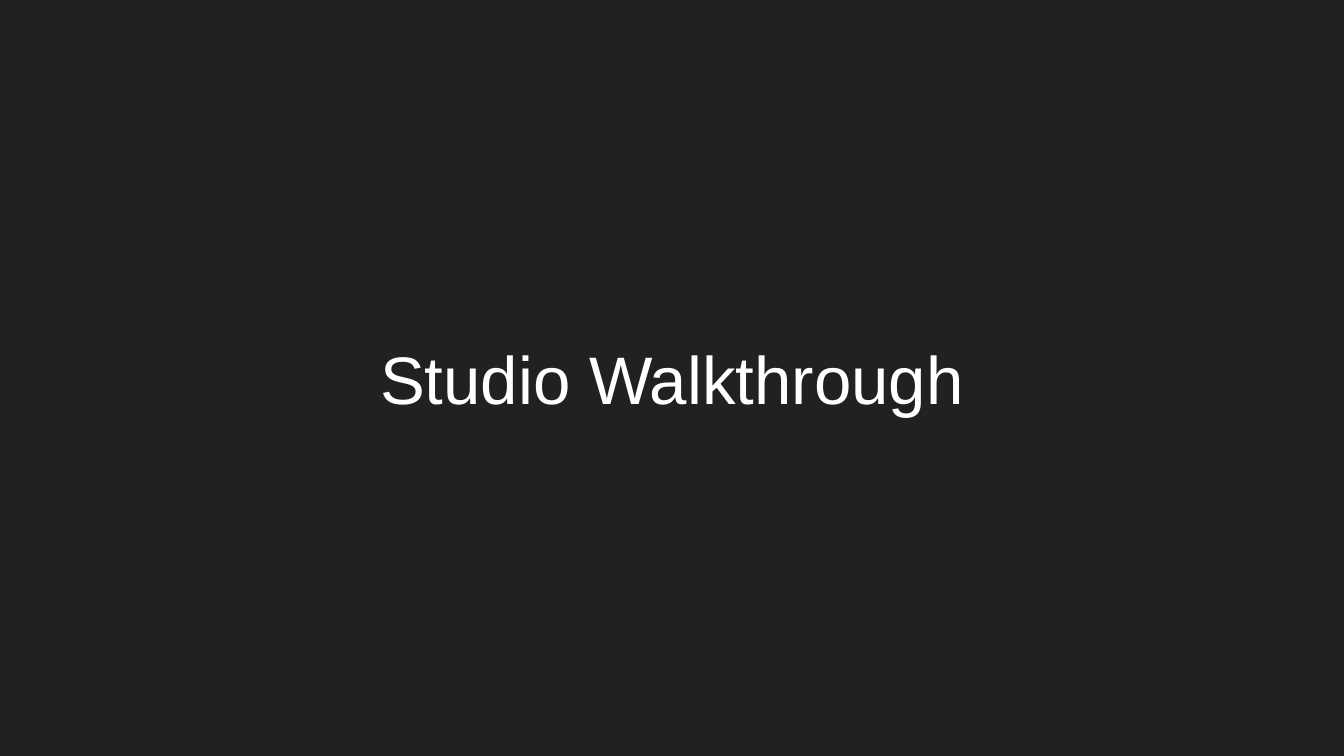
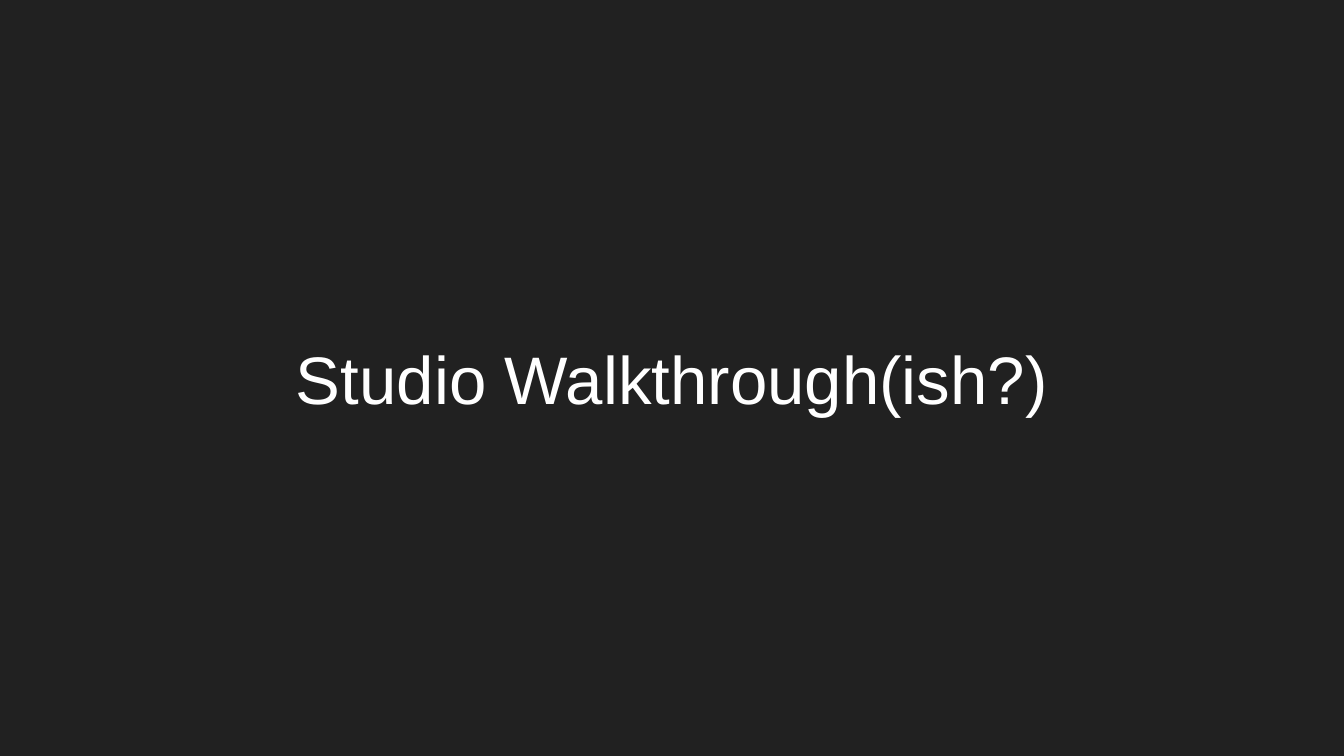
Before and after one commit to aleesham/lc101-unit2, a slide deck: slide 13 of slides/Unit 2 - LC 101 - Class 7.pptx (slide 14 before the commit). Drawn at 1344x756 pixels with LibreOffice and Linux fonts; fonts in the diff are those of the drawing. Boxes give left, top, right and bottom in pixels: in the first picture for what was removed or moved away, otherwise in the second. Text is boxed around its words. In the diff, an @@ line names an element or a change of style, - is before the commit and + after.

```diff
--- a/slides/Unit 2 - LC 101 - Class 7.pptx
+++ b/slides/Unit 2 - LC 101 - Class 7.pptx
@@ title at box(296, 355, 1048, 417): text changed @@
-Studio Walkthrough
+Studio Walkthrough(ish?)
```
Also in this commit, not shown: 1 other slide changed, 1 slide removed, 1 other file.
